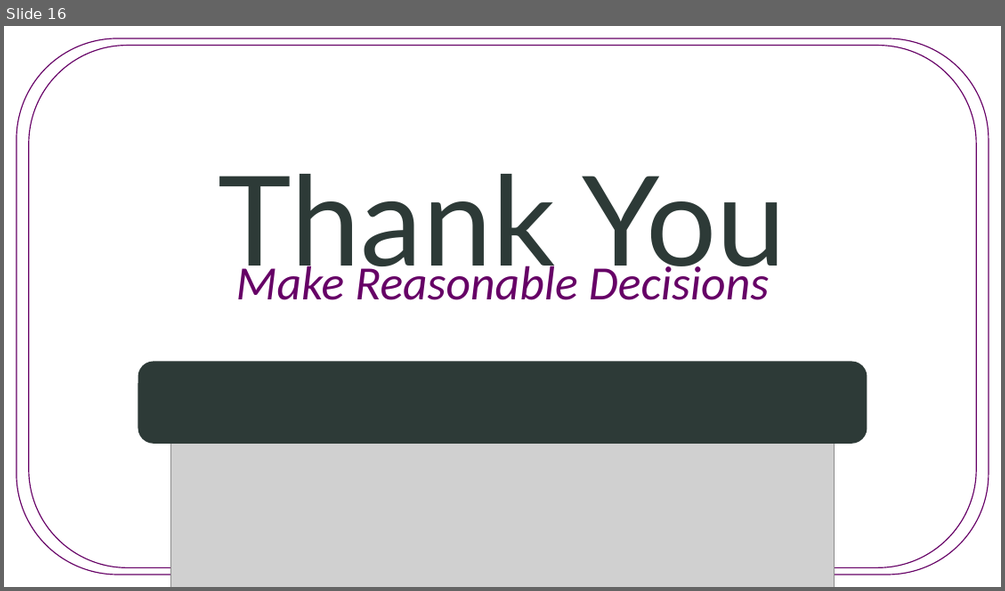
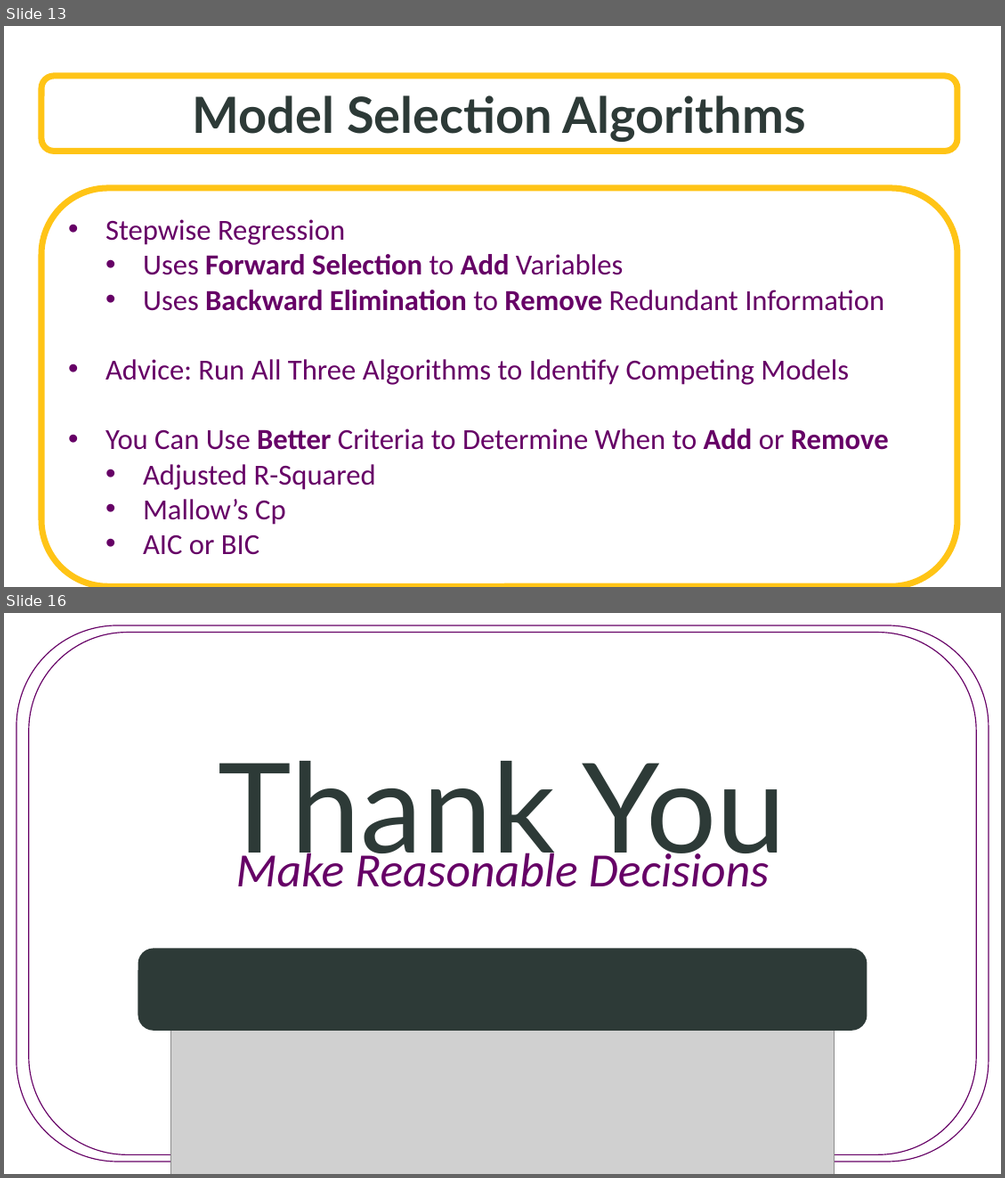
Before and after one commit to SuperMarioGiacomazzo/STOR455_WEBSITE, a slide deck: Lectures/16 - Techniques for Choosing Predictors.pptx. Shown one above the other, each under a label of ours: slide 16 before the commit, slides 13 and 16 after it; the slides between them are not shown. The pictures are 1005x591 and 1005x1178 pixels, drawn with LibreOffice and Linux fonts; fonts in the diff are those of the drawing; grey boxes stand for pictures; background and template pictures are left out. Boxes give left, top, right and bottom in pixels: in the first picture for what was removed or moved away, otherwise in the second. Text is boxed around its words. In the diff, an @@ line names an element or a change of style, - is before the commit and + after.

```diff
--- a/Lectures/16 - Techniques for Choosing Predictors.pptx
+++ b/Lectures/16 - Techniques for Choosing Predictors.pptx
@@ slide 13 added at bbox=[4, 26, 1001, 587], background picture (left out) @@
@@ rounded rectangle added at bbox=[41, 76, 957, 151], fill #FFFFFF at 70% opacity, outline #FFC416 6 pt, 48 pt, text #2D3A37, bold @@
+Model Selection Algorithms
@@ rounded rectangle added at bbox=[41, 188, 957, 587], fill #FFFFFF, outline #FFC416 6 pt, 28 pt, text #660066 @@
+• Stepwise Regression
+  • Uses Forward Selection to Add Variables
+  • Uses Backward Elimination to Remove Redundant Information
+• Advice: Run All Three Algorithms to Identify Competing Models
+• You Can Use Better Criteria to Determine When to Add or Remove
+  • Adjusted R-Squared
+  • Mallow’s Cp
+  • AIC or BIC
```
Also in this commit, not shown: 7 other slides added, 8 slides removed, 10 other files.
